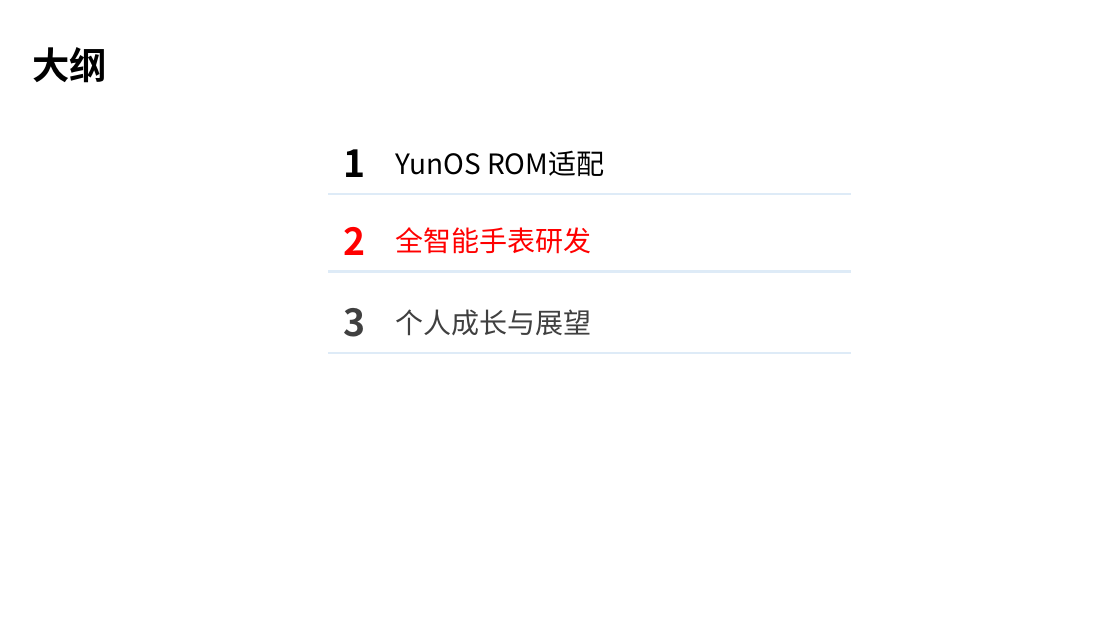
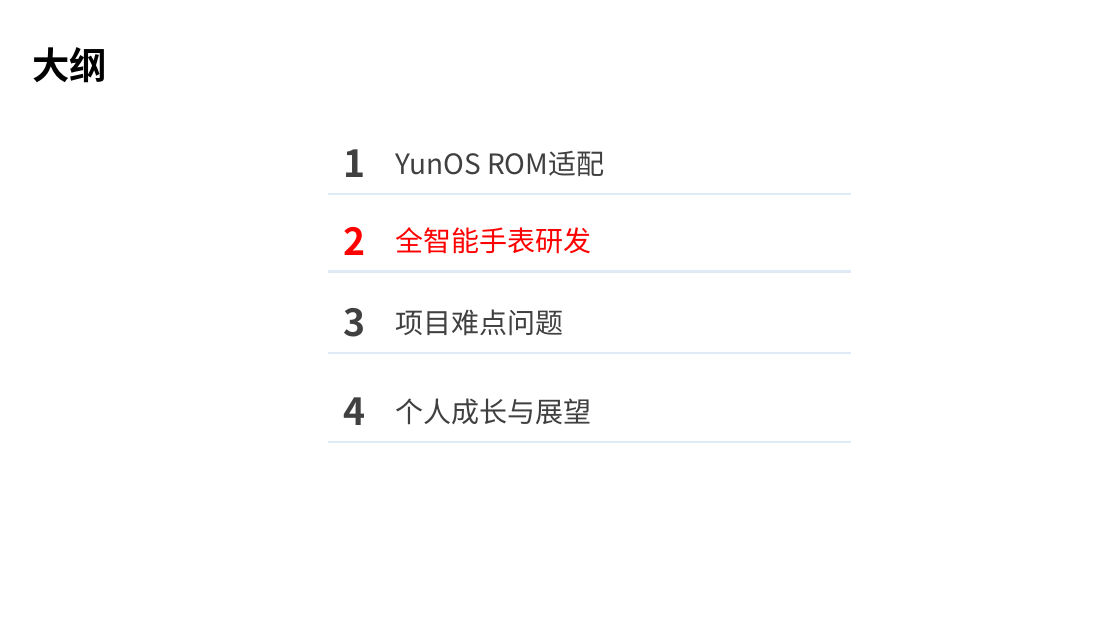
Before and after one commit to wangzhengyi/WangZhengyi, a slide deck: slide 7 of promote/2016阿里晋升述职.pptx. Drawn at 1120x630 pixels with LibreOffice and Linux fonts; fonts in the diff are those of the drawing; background and template pictures are left out. Boxes give left, top, right and bottom in pixels: in the first picture for what was removed or moved away, otherwise in the second. Text is boxed around its words. In the diff, an @@ line names an element or a change of style, - is before the commit and + after.

```diff
--- a/promote/2016阿里晋升述职.pptx
+++ b/promote/2016阿里晋升述职.pptx
@@ text "1" at [343, 149, 365, 177]: text colour #000000 to #404040 @@
@@ text "YunOS ROM适配" at [396, 150, 604, 176]: text colour #000000 to #404040 @@
@@ text added at [396, 309, 564, 336], 24 pt, text #404040 @@
+项目难点问题
@@ text added at [343, 397, 365, 425], 32 pt, text #404040, bold @@
+4
@@ text "个人成长与展望": place and size @@
-text "个人成长与展望" at [396, 309, 592, 336]
+text "个人成长与展望" at [396, 398, 592, 425]
@@ line added from (329, 442) to (851, 442), #DEEBF7 2.25 pt @@
```
Also in this commit, not shown: 2 other slides changed, 3 slides added, 1 other file.
